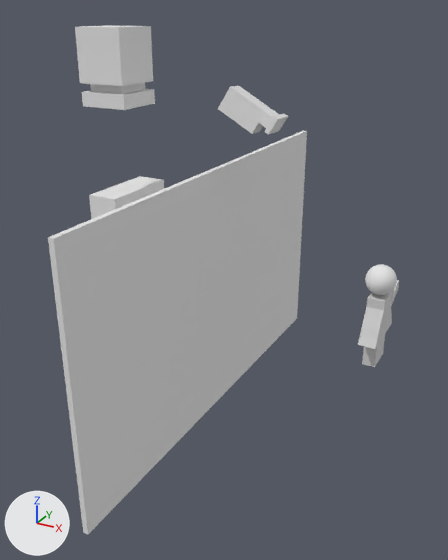
Renders of the OBJ model docs/models/videoplace/videplace.obj from each side of a commit.
Rendered twice from a camera (50 mm lens) standing at (11.4, -20.3, 9.3) and looking at (0.7, -0.9, -0.3). The lights are fixed; the arrows at lower left show +X, +Y and +Z. Where no turn or scale is listed for an object, it has been applied to the vertices. Vertices at the same position are counted once.

Names of what the first picture shows: 'Cube.001_Cube.002', 'Cube.002_Cube.003', 'Cube.003_Cube.004', 'Cube.004_Cube.005', 'Cube.005_Cube.007', 'Cube_Cube.001', 'Sphere'.
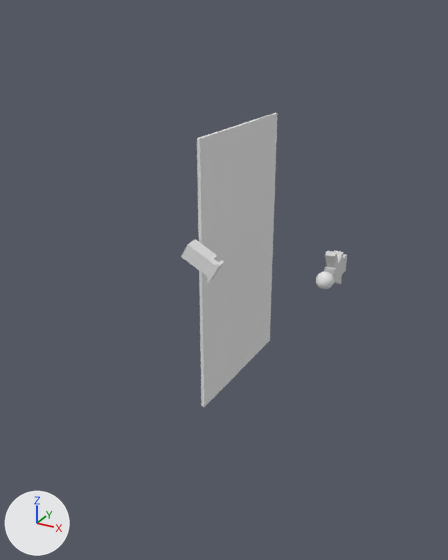
What differs and where, as boxes [x1, y1, x2, y2] in the pictures (448 x 560 px):
'Cube.005_Cube.007', mesh turned: before [48, 131, 307, 534]; after [197, 113, 277, 407]
'Cube.003_Cube.004', deleted: before [75, 25, 153, 86]
'Cube.001_Cube.002', reshaped (38% narrower, 12% shorter): before [218, 86, 288, 135]; after [181, 239, 224, 282]
'Cube.004_Cube.005', mesh turned: before [358, 280, 399, 367]; after [324, 250, 347, 284]
'Cube_Cube.001', deleted: before [89, 176, 164, 219]
'Cube.002_Cube.003', deleted: before [82, 82, 155, 110]
'Sphere', mesh rescaled (42% narrower, 44% shorter): before [365, 264, 397, 295]; after [316, 272, 334, 289]

Edits to the bpy script that builds the scene:
```text
Change me_cube_001_cube_002:
    where me_cube_001_cube_002.from_pydata(...)  # 35 vertices, 31 faces; spans x -0.44..2.11, y 0.45..1.86, z 5.0..6.7
    used by ob_cube_001_cube_002; location = (0.0, 0.0, 0.0)
    me_cube_001_cube_002 part 1: the whole mesh is multiplied about its middle by the matrix ((0.422, 0.332, -0.233), (-0.255, -0.045, -0.526), (-0.316, 0.48, 0.112)), then moved by (0.6, -4.9, -4.17)
Change me_cube_004_cube_005:
    where me_cube_004_cube_005.from_pydata(...)  # 125 vertices, 109 faces; spans x 6.22..6.85, y -1.11..1.54, z -2.67..0.07
    used by ob_cube_004_cube_005; location = (0.0, 0.0, 0.0)
    me_cube_004_cube_005 part 2: the whole mesh is turned 90 degrees about the x axis through its middle and scaled by 0.585, then moved by (-1.76, 0.02, 1.94)
Change me_cube_005_cube_007:
    where me_cube_005_cube_007.from_pydata(...)  # 8 vertices, 6 faces; spans x -0.2..0.0, y -9.0..8.7, z -6.5..3.8
    used by ob_cube_005_cube_007; location = (0.0, 0.0, 0.0)
    me_cube_005_cube_007 part 3: the whole mesh is turned 90 degrees about the x axis through its middle and scaled by 0.585, then moved by (1.0, 0.1, 1.7)
Change me_sphere:
    where me_sphere.from_pydata(...)  # 482 vertices, 512 faces; spans x 5.99..7.069, y -0.582..0.498, z 0.028..1.108
    used by ob_sphere; location = (0.0, 0.0, 0.0)
    me_sphere part 4: the whole mesh is scaled about its middle by 0.585, then moved by (-1.76, -0.862, -0.067)
Remove ob_cube_002_cube_003:
    ob_cube_002_cube_003 = bpy.data.objects.new('Cube.002_Cube.003', me_cube_002_cube_003)
    ob_cube_002_cube_003.location = (0.0, 0.0, 0.0)
Remove ob_cube_003_cube_004:
    ob_cube_003_cube_004 = bpy.data.objects.new('Cube.003_Cube.004', me_cube_003_cube_004)
    ob_cube_003_cube_004.location = (0.0, 0.0, 0.0)
Remove ob_cube_cube_001:
    ob_cube_cube_001 = bpy.data.objects.new('Cube_Cube.001', me_cube_cube_001)
    ob_cube_cube_001.location = (0.0, 0.0, 0.0)
```
